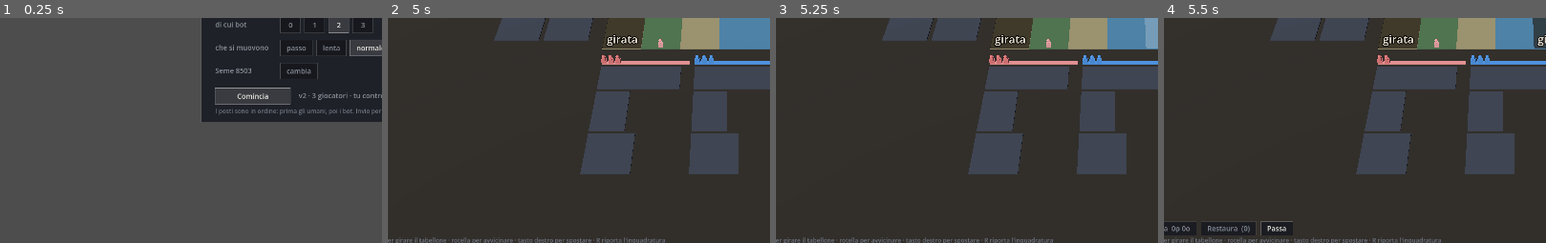
Above: before the commit, frames 1-4 (left to right).
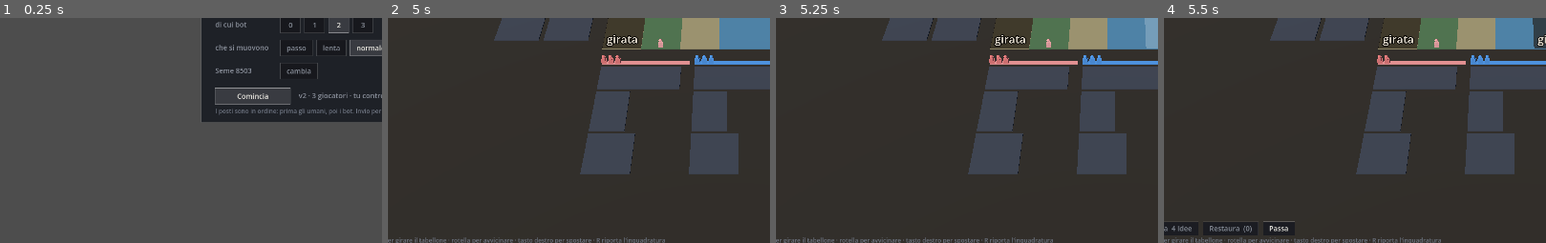
Above: after the commit, the same moments.

Repository: Tannoiser2/The-Street
Game: Godot game, scene res://scenes/gioca.tscn
Two runs of this game, one before a commit and one after it. Both use one fixed random seed, a clock stepped at 60 frames per second and the inputs below.
Inputs (mouse positions are % of the whole screen's width and height, from its top left):
- Up to frame 1 (0.25 s): no input
- Up to frame 2 (5 s): tap Enter at 0.5, 0.6, 2.85, 3.5 s; move the mouse to (72, 45) at 0.52 s; click (72, 45) at 0.67 s; tap Space at 0.77, 1.25, 1.52, 3.02, 3.77, 4.25, 4.52 s; move the mouse to (30, 55) at 1.27 s; tap Keypad Enter at 1.35, 3.6 s; click (30, 55) at 1.42 s; move the mouse to (60, 28) at 2.02 s; tap R at 2.1, 4.35 s; click (60, 28) at 2.17 s; move the mouse to (45, 70) at 2.77 s; click (45, 70) at 2.92 s; move the mouse to (80, 65) at 3.52 s; click (80, 65) at 3.67 s; move the mouse to (20, 35) at 4.27 s; click (20, 35) at 4.42 s
- Up to frame 3 (5.25 s): tap Enter at 5, 5.1 s; move the mouse to (55, 50) at 5.02 s; click (55, 50) at 5.17 s
- Up to frame 4 (5.5 s): no input
The pictures show only the part of the screen within x 5-55%, y 48-98%; the shares and areas given below are measured in that part.

Frames 1-3 are identical in both runs. In frame 4, 0.4% of the frame differs, in the area x 2-35%, y 90-97%.

Commit message:
Il quarto lavoratore a schermo: la Dinastia e' il quinto, i prezzi in Idee
Registro 104. I quattro lavoratori stavano gia' sulla bacchetta (il disegno
legge `p.workers`); il test lo fissa. La Dinastia si descrive come il quinto
lavoratore nella v2, i prezzi delle azioni e l'ammanco si scrivono anche in
Idee. `tools/scatta3d.sh` prende `--dati` per scattare il tavolo della v2.

Co-Authored-By: Claude Fable 5.1 <noreply@anthropic.com>
Claude-Session: https://claude.ai/code/session_014QusJSVCrj3ZCjDYDQmZ2R

Diff:
--- a/scripts/tools/scatta3d.gd
+++ b/scripts/tools/scatta3d.gd
@@ -4,16 +4,22 @@
 
 func _ready() -> void:
 	var args := _args()
+	# `--dati data/cards-v2.json` scatta il tavolo della v2 (registro 104):
+	# quattro lavoratori, il draft, le tessere girate. Senza, la v1.5.
+	if args.has("dati"):
+		CardDB.load_db("res://" + str(args["dati"]).trim_prefix("res://"))
 	var ctl := GameController.new()
 	ctl.new_game(int(args.get("players", "3")), int(args.get("seed", "7")))
 	var fino := int(args.get("era", "3"))
 	# Gioca StrategyBot, come in partita: un tavolo costruito a caso non e' il
-	# tavolo che si vede giocando, e gli scatti servono a guardare quello.
+	# tavolo che si vede giocando, e gli scatti servono a guardare quello. Il
+	# canone lo dice il file dati.
+	var canone := StrategyBot.canone()
 	while ctl.gs.era < fino and ctl.gs.phase != Enums.Phase.FINE_PARTITA:
-		StrategyBot.play_turn(ctl, StrategyBot.STRATEGIE[ctl.gs.current_index % StrategyBot.STRATEGIE.size()])
+		StrategyBot.play_turn(ctl, canone[ctl.gs.current_index % canone.size()])
 	for i in int(args.get("turns", "6")):
 		if ctl.gs.phase == Enums.Phase.FINE_PARTITA: break
-		StrategyBot.play_turn(ctl, StrategyBot.STRATEGIE[ctl.gs.current_index % StrategyBot.STRATEGIE.size()])
+		StrategyBot.play_turn(ctl, canone[ctl.gs.current_index % canone.size()])
 	var vista := preload("res://scripts/view/board_view_3d.gd").new()
 	add_child(vista)
 	vista.scale = Vector3.ONE * BoardLayout3D.U   # dai millimetri alle unita'
--- a/scripts/tools/test_view.gd
+++ b/scripts/tools/test_view.gd
@@ -61,6 +61,7 @@
 	_run("il cartellino della Prosperita' Urbana", _test_cartello_prosperita)
 	_run("l'interruttore del regolamento e il draft a schermo (v2)", _test_regolamento_e_draft)
 	_run("la tessera girata (v2)", _test_tessera_girata)
+	_run("il quarto lavoratore sulla bacchetta (v2)", _test_quarto_lavoratore)
 	print("\n%d superati, %d falliti" % [_passed, _failed])
 	get_tree().quit(0 if _failed == 0 else 1)
 
@@ -2542,3 +2543,40 @@
 		s.queue_free()
 	vista.queue_free()
 	CardDB.load_db(CardDB.DB_PATH)
+
+# Registro 104: nella v2 i lavoratori sono quattro e stanno tutti sulla
+# bacchetta; la Dinastia e' il quinto e il suo prezzo si scrive in Idee. Il
+# disegno legge `p.workers`, quindi non c'era niente da cambiare nella
+# geometria: questo test lo fissa, perche' e' quello che si vede.
+func _test_quarto_lavoratore() -> void:
+	if not FileAccess.file_exists("res://data/cards-v2.json"): return
+	CardDB.load_db("res://data/cards-v2.json")
+	var ctl := GameController.new()
+	ctl.new_game(3, 11)
+	var gs := ctl.gs
+	while not gs.pending_choice.is_empty():
+		ctl.choose(int((gs.pending_choice["options"] as Array)[0]))
+	_eq("nella v2 il giocatore ha quattro lavoratori", gs.players[0].workers, 4)
+	_eq("  e sulla bacchetta ci sono quattro pupazzetti", BoardLayout3D.meeple_liberi(gs, 0).size(), 4)
+	var bacchetta := BoardLayout3D.bacchetta_box(gs, 0)
+	var dentro := true
+	for pos in BoardLayout3D.meeple_liberi(gs, 0):
+		if pos.x < bacchetta.position.x or pos.x > bacchetta.end.x: dentro = false
+	_ok("  tutti dentro la bacchetta", dentro)
+	_ok("  e i pupazzetti della Dinastia ci sono", BoardLayout3D.meeple_dinastia(gs).size() == 3)
+	var din := AvailableActions.dinastia(gs, 0)
+	_ok("il prezzo della Dinastia si scrive in Idee: \"%s\"" % DescrizioneAzione.prezzo(din),
+		DescrizioneAzione.prezzo(din).ends_with("Idee"))
+	gs.players[0].idee = 0
+	_ok("  e l'ammanco pure: \"%s\"" % DescrizioneAzione.ammanco(din, gs.players[0]),
+		DescrizioneAzione.ammanco(din, gs.players[0]).ends_with("Idee"))
+	var s := preload("res://scenes/gioca.tscn").instantiate()
+	add_child(s)
+	s.ctl = ctl
+	var righe: PackedStringArray = s._descrivi_sotto_carta({"kind": "dinastia", "id": "pe_dinastia"})
+	_ok("  e il riquadro dice che e' il quinto: \"%s\"" % (righe[1] if righe.size() > 1 else ""),
+		righe.size() > 1 and righe[1].ends_with("quinto"))
+	s.ctl = null
+	remove_child(s)
+	s.queue_free()
+	CardDB.load_db(CardDB.DB_PATH)
--- a/scripts/view/descrizione_azione.gd
+++ b/scripts/view/descrizione_azione.gd
@@ -62,10 +62,11 @@
 
 # Il conto. Zero non si scrive "0 pietra 0 oro": si scrive che non costa.
 static func prezzo(v: AvailableActions.Voce) -> String:
-	if v.pietra == 0 and v.oro == 0: return "gratis"
+	if v.pietra == 0 and v.oro == 0 and v.idee == 0: return "gratis"
 	var parti := PackedStringArray()
 	if v.pietra != 0: parti.append("%d pietra" % v.pietra)
 	if v.oro != 0: parti.append("%d oro" % v.oro)
+	if v.idee != 0: parti.append("%d Idee" % v.idee)
 	return " ".join(parti)
 
 # Quanto manca per pagarla, "" se il prezzo c'e'. Legale e pagabile sono due
@@ -75,6 +76,7 @@
 	var parti := PackedStringArray()
 	if v.pietra > p.pietra: parti.append("%d pietra" % (v.pietra - p.pietra))
 	if v.oro > p.oro: parti.append("%d oro" % (v.oro - p.oro))
+	if v.idee > p.idee: parti.append("%d Idee" % (v.idee - p.idee))
 	return "" if parti.is_empty() else "ti manca " + " e ".join(parti)
 
 # La riga intera, meno l'ammanco: quello lo scrive la barra a parte, in rosso.
--- a/scripts/view/gioca.gd
+++ b/scripts/view/gioca.gd
@@ -332,6 +332,11 @@
 		var col := _colonna_puntata(pixel)
 		if col >= 0: return descrivi_tessera(col)
 		return out
+	return _descrivi_sotto_carta(c)
+
+# Il riquadro di una carta puntata: {"kind": ..., "id": ...}.
+func _descrivi_sotto_carta(c: Dictionary) -> PackedStringArray:
+	var out := PackedStringArray()
 	var id := str(c["id"])
 	match str(c["kind"]):
 		"mercato":
@@ -360,6 +365,10 @@
 				out.append(str(mo.get("effect_text", "")))
 		"dinastia":
 			out.append("Dinastia")
+			# Nella v2 i lavoratori di base sono quattro: la Dinastia e' il quinto.
+			out.append("un lavoratore in piu', permanente: il %s" % ("quinto" if _v2() else "quarto"))
+			var din := AvailableActions.dinastia(ctl.gs, _in_vetrina())
+			out.append("costa " + DescrizioneAzione.prezzo(din) if din.legale else str(din.motivo))
 		"eredita":
 			if CardDB.legacies.has(id):
 				var er: Dictionary = CardDB.legacies[id]
@@ -1031,7 +1040,7 @@
 	var schermo := _hud.get_viewport_rect().size
 	var voci: Array = []
 	var din := AvailableActions.dinastia(ctl.gs, _io())
-	voci.append({"voce": din, "testo": "Dinastia  %dp %do" % [din.pietra, din.oro],
+	voci.append({"voce": din, "testo": "Dinastia  " + DescrizioneAzione.prezzo(din),
 		"attiva": din.legale and din.pagabile(p)})
 	var restauri := AvailableActions.restauri(ctl.gs, _io(), ctl.colonna_attivata())
 	var quanti := 0
Not shown, changed: docs/domande-aperte.md
